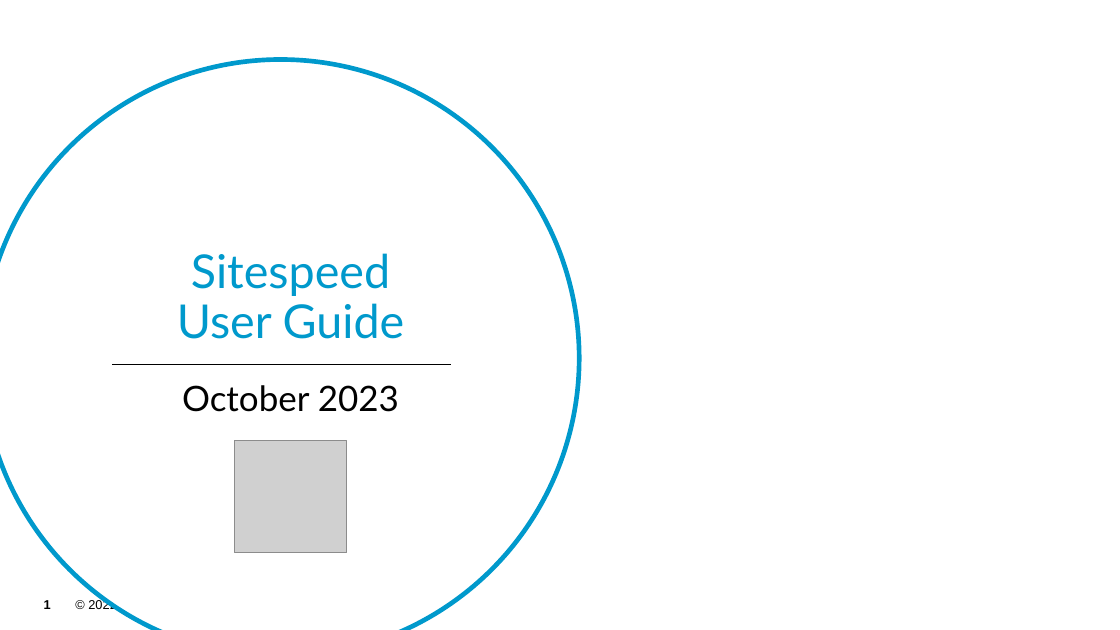
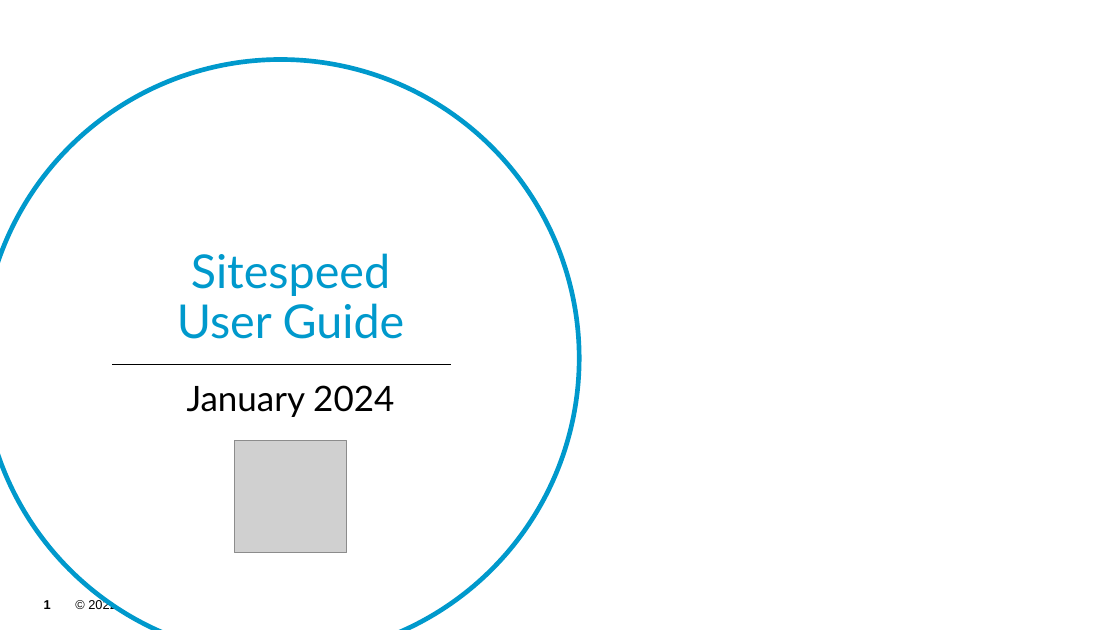
Before and after one commit to akamai-consulting/sitespeed, a slide deck: slide 1 of Info/Guide.pptx. Drawn at 1120x630 pixels with LibreOffice and Linux fonts; fonts in the diff are those of the drawing; grey boxes stand for pictures; background and template pictures are left out. Boxes give left, top, right and bottom in pixels: in the first picture for what was removed or moved away, otherwise in the second. Text is boxed around its words. In the diff, an @@ line names an element or a change of style, - is before the commit and + after.

```diff
--- a/Info/Guide.pptx
+++ b/Info/Guide.pptx
@@ text at [187, 385, 394, 417]: text changed @@
-October 2023
+January 2024
```
Also in this commit, not shown: 1 other slide changed, 3 other files.
